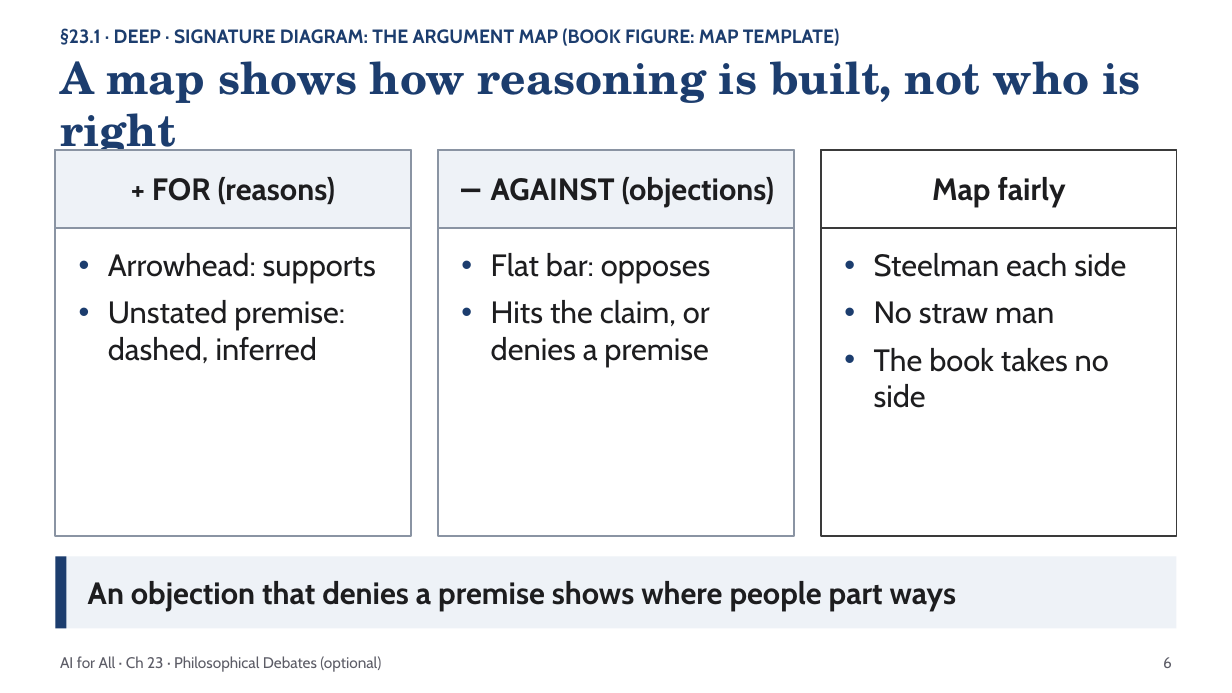
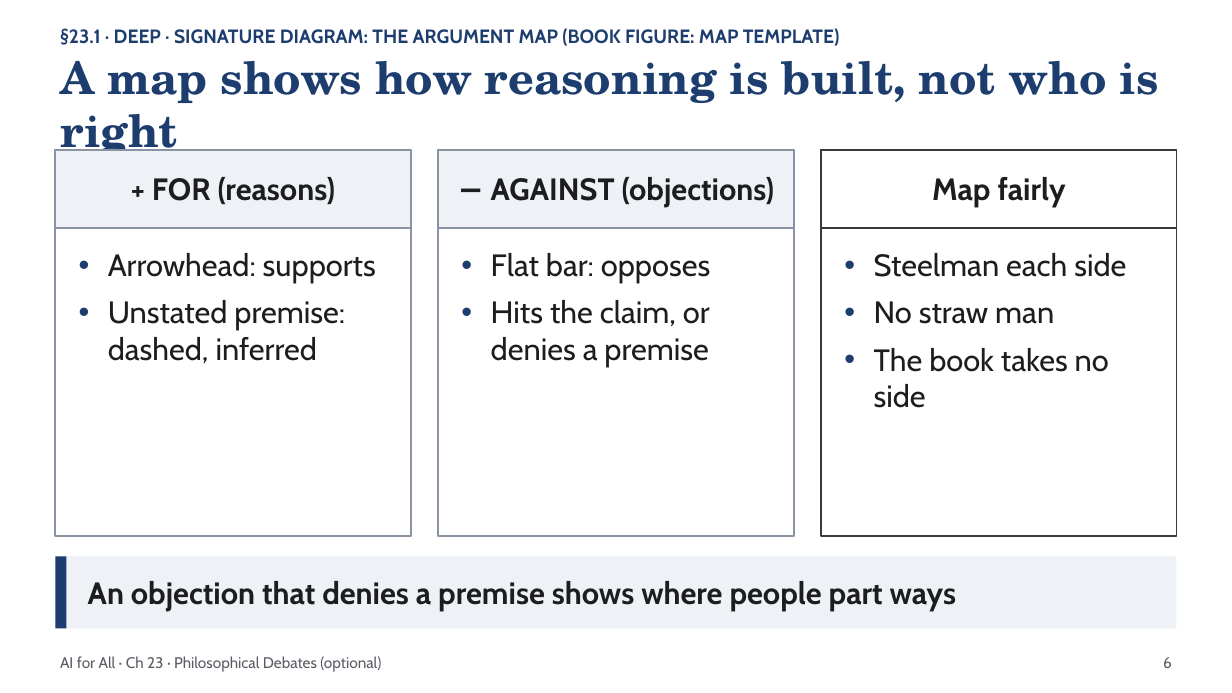
Before and after one commit to BilgisayarKavramlari/ai4all-book, a slide deck: slide 6 of slides/out/ch23-philosophical-debates-minds-meaning-and-responsibility.pptx. Drawn at 1232x693 pixels with LibreOffice and Linux fonts; fonts in the diff are those of the drawing. Boxes give left, top, right and bottom in pixels: in the first picture for what was removed or moved away, otherwise in the second. Text is boxed around its words. In the diff, an @@ line names an element or a change of style, - is before the commit and + after.

```diff
--- a/slides/out/ch23-philosophical-debates-minds-meaning-and-responsibility.pptx
+++ b/slides/out/ch23-philosophical-debates-minds-meaning-and-responsibility.pptx
@@ title "A map shows how reasoning ..." at bbox=[60, 61, 1158, 151]: size 34.5 to 35 pt; line spacing 40.7pt to 41.3pt @@
```
Also in this commit, not shown: 5 other slides changed, 10 other files.
